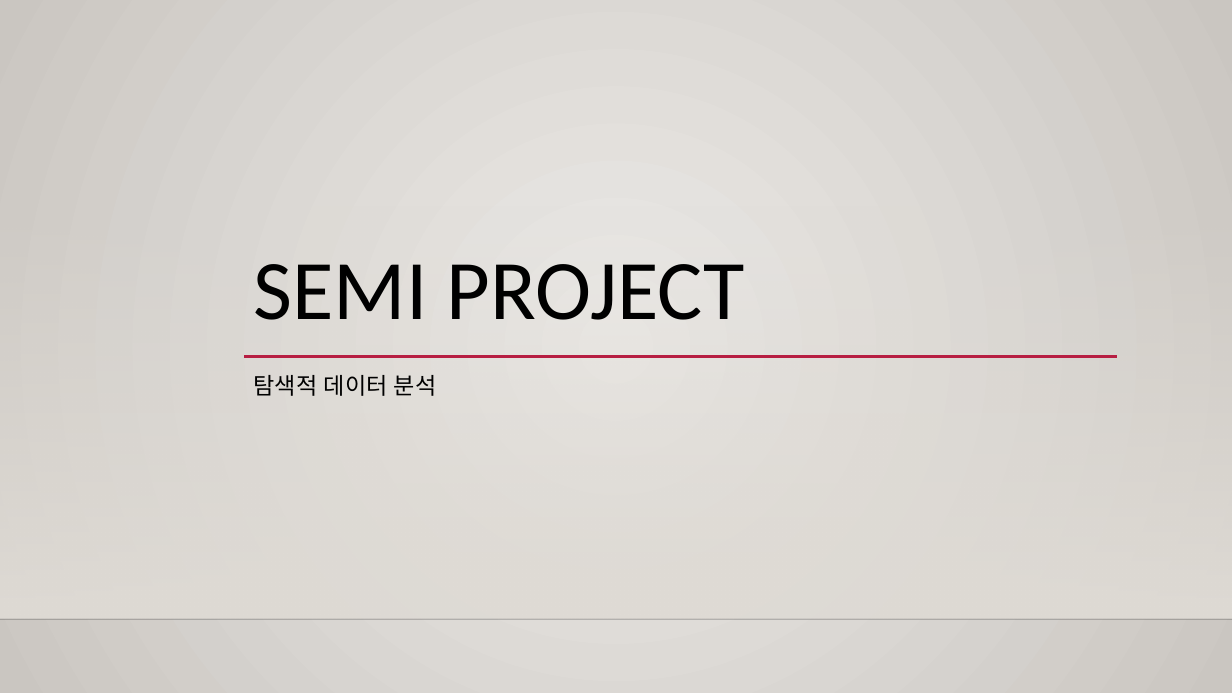
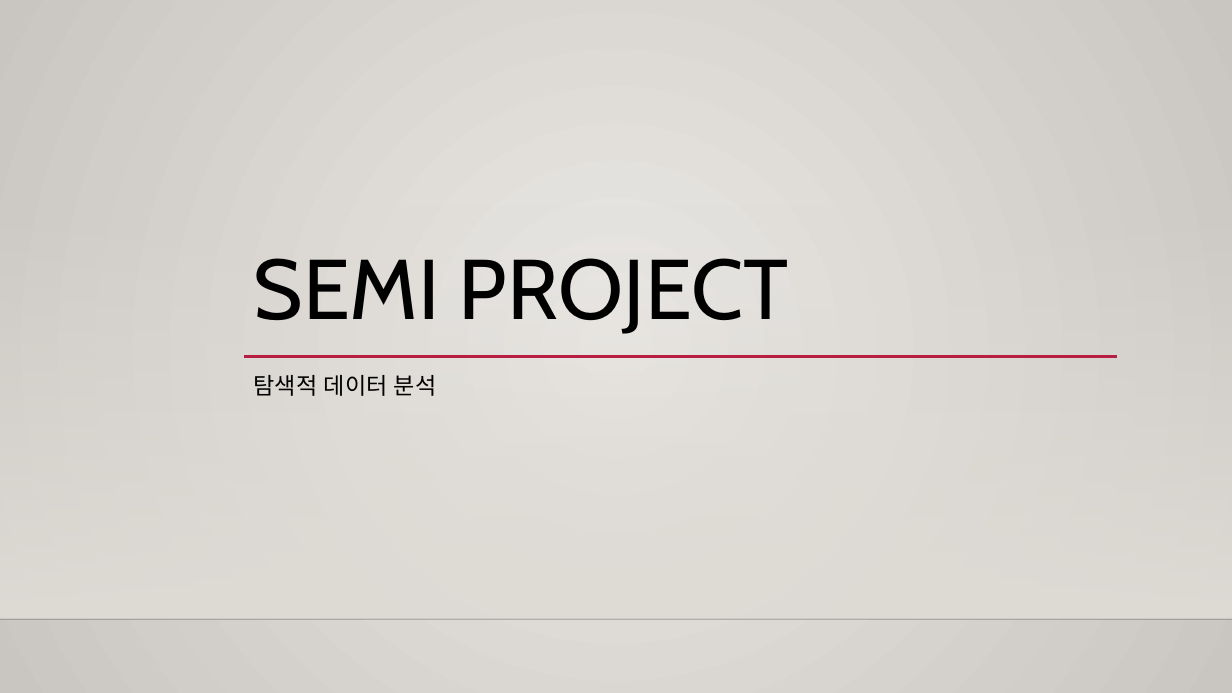
Before and after one commit to hyk2202/semi_project_2, a slide deck: slide 1 of Semi project.pptx. Drawn at 1232x693 pixels with LibreOffice and Linux fonts; fonts in the diff are those of the drawing; background and template pictures are left out. Boxes give left, top, right and bottom in pixels: in the first picture for what was removed or moved away, otherwise in the second. Text is boxed around its words. In the diff, an @@ line names an element or a change of style, - is before the commit and + after.

```diff
--- a/Semi project.pptx
+++ b/Semi project.pptx
@@ background gradient #ECEAE7 to #CAC7C1 to gradient #EBE9E6 to #C9C5C0 @@
@@ title "SEMI PROJECT" at (x1=254, y1=258, x2=788, y2=334): font Calibri to Cabin @@
```
Also in this commit, not shown: 5 other slides changed, 19 slides added, 9 other files.
